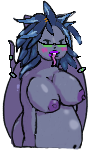
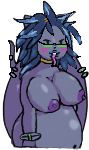
Comparing the layer stacks of the two 89 × 150 images. Changes:
removed layer "Bimbo" over 48, 51, 58, 57
painted on "broodmother_lvl2" over 11, 56, 89, 142
